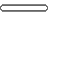
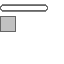
The second w=64, h=64 image is a revision of the first. Changes to its layers:
painted on "Background" over <box>0,16,16,32</box>
